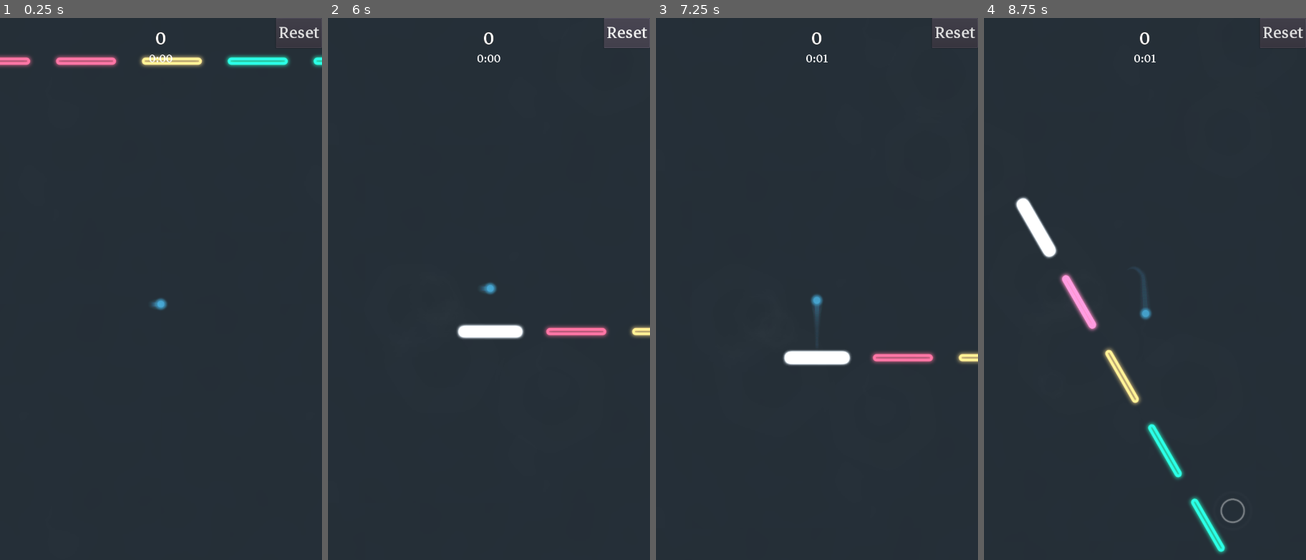
Above: before the commit, frames 1-4 (left to right).
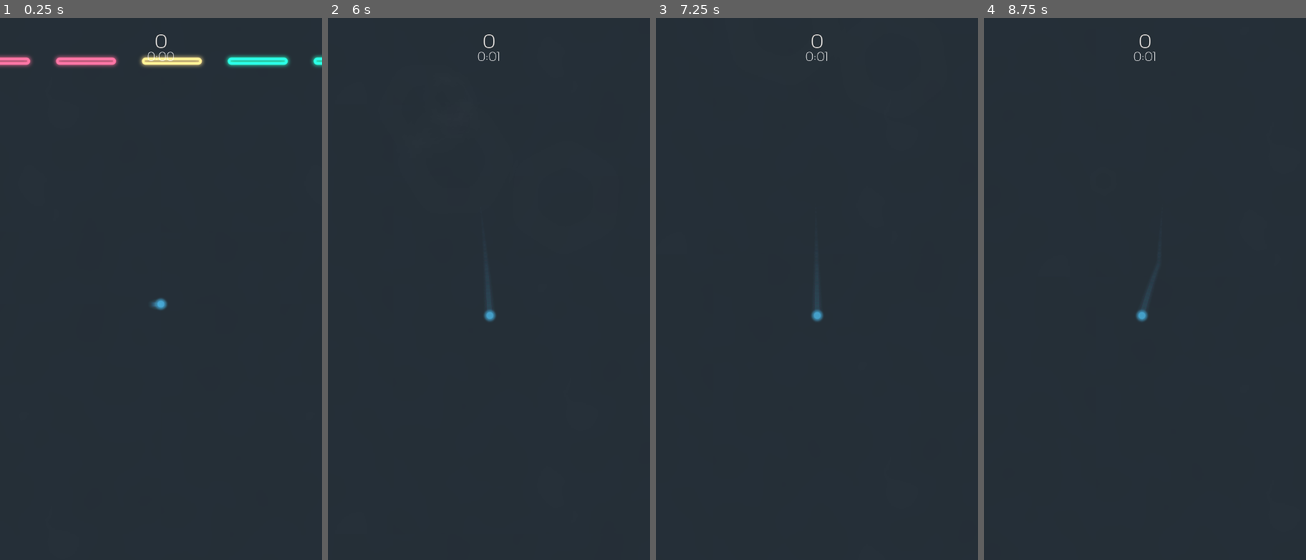
Above: after the commit, the same moments.

Repository: dolorismachina/Pivot
Game: Godot game, scene res://Scenes/Main/Main.tscn
Two runs of this game, one before a commit and one after it. Both use one fixed random seed, a clock stepped at 60 frames per second and the inputs below.
Inputs (mouse positions are in pixels of both pictures, inside the frame that each line leads up to):
- Up to frame 1 (0.25 s): no input
- Up to frame 2 (6 s): tap Enter at 0.5 s; move the mouse to (559, 278) at 0.52 s; hold Right (ui_right) 0.53-1.25 s; hold Space (space) 0.53-1.25 s; click (559, 278) at 0.67 s; drag from (424, 332) to (472, 419) at 1.27 s; move the mouse to (521, 180) at 2.02 s; hold Right (ui_right) 2.03-2.75 s; hold Space (space) 2.03-2.75 s; drag from (472, 419) to (392, 218) at 2.77 s; move the mouse to (585, 391) at 3.52 s; hold Left (ui_left) 3.53-4.25 s; hold Space (space) 3.53-4.25 s; drag from (392, 218) to (482, 316) at 4.27 s; move the mouse to (505, 305) at 5.02 s; hold Left (ui_left) 5.03-5.75 s; hold Space (space) 5.03-5.75 s; click (505, 305) at 5.17 s; click (627, 34) at 5.75 s, where only the run before the commit has a clickable "Reset"
- Up to frame 3 (7.25 s): tap Space (space) at 6.5 s; drag from (768, 158) to (752, 332) at 6.52 s
- Up to frame 4 (8.75 s): move the mouse to (1215, 278) at 7.27 s; hold Right (ui_right) 7.28-8 s; hold Space (space) 7.28-8 s; drag from (1080, 332) to (1151, 299) at 8.02 s

The runs differ from the first frame. In frame 1, 0.6% of the frame differs, in the area x 45-100%, y 0-9%; in frame 2, 2.3%; in frame 3, 1.9%; in frame 4, 3.2%, in the area x 9-100%, y 0-99%.
Error before the commit: Invalid get index 'modulate' (on base: 'Tween'). (res://Scenes/Blocks/Block/Block.gd:52)
Error after the commit: Parse Error: The function signature doesn't match the parent. Parent signature is: "void show()". (res://Scenes/HUD/Overlay.gd:11)

Commit message:
Add a transition screen between levels

Diff:
--- a/Scenes/HUD/HUD.gd
+++ b/Scenes/HUD/HUD.gd
@@ -19,3 +19,11 @@
 	else:
 		s = str(value.second)
 	$VBoxContainer/Time.text = str(value.minute) + ':' + s
+
+
+func hide():
+	$VBoxContainer.visible = false
+
+
+func show():
+	$VBoxContainer.visible = true
--- a/Scenes/HUD/HUD.tscn
+++ b/Scenes/HUD/HUD.tscn
@@ -1,10 +1,8 @@
 [gd_scene load_steps=7 format=2]
 
 [ext_resource path="res://Scenes/HUD/HUD.gd" type="Script" id=1]
-[ext_resource path="res://MarkaziText-Regular.ttf" type="DynamicFontData" id=2]
-
-[sub_resource type="DynamicFontData" id=1]
-font_path = "res://MarkaziText-Regular.ttf"
+[ext_resource path="res://Assets/Gruppo-Regular.ttf" type="DynamicFontData" id=2]
+[ext_resource path="res://MarkaziText-Regular.ttf" type="DynamicFontData" id=3]
 
 [sub_resource type="DynamicFont" id=2]
 size = 55
@@ -13,16 +11,17 @@
 use_filter = true
 extra_spacing_top = -14
 extra_spacing_bottom = -14
-font_data = SubResource( 1 )
+font_data = ExtResource( 2 )
 
 [sub_resource type="DynamicFont" id=4]
 size = 35
+use_filter = true
 font_data = ExtResource( 2 )
 
 [sub_resource type="DynamicFont" id=3]
 size = 50
 use_filter = true
-font_data = ExtResource( 2 )
+font_data = ExtResource( 3 )
 
 [node name="HUD" type="CanvasLayer"]
 script = ExtResource( 1 )
@@ -34,9 +33,9 @@
 alignment = 1
 
 [node name="Score" type="Label" parent="VBoxContainer"]
-margin_top = 35.0
+margin_top = 36.0
 margin_right = 720.0
-margin_bottom = 74.0
+margin_bottom = 63.0
 size_flags_horizontal = 3
 size_flags_vertical = 12
 custom_fonts/font = SubResource( 2 )
@@ -45,9 +44,9 @@
 valign = 1
 
 [node name="Time" type="Label" parent="VBoxContainer"]
-margin_top = 78.0
+margin_top = 67.0
 margin_right = 720.0
-margin_bottom = 121.0
+margin_bottom = 102.0
 size_flags_horizontal = 3
 size_flags_vertical = 12
 custom_fonts/font = SubResource( 4 )
@@ -55,13 +54,8 @@
 align = 1
 valign = 1
 
-[node name="MarginContainer" type="HBoxContainer" parent="."]
-anchor_right = 1.0
-margin_bottom = 84.0
-custom_constants/separation = -100
-alignment = 1
-
 [node name="ResetButton" type="Button" parent="."]
+visible = false
 margin_left = 617.0
 margin_right = 720.0
 margin_bottom = 67.0
--- /dev/null
+++ b/Scenes/HUD/Overlay.gd
@@ -0,0 +1,60 @@
+extends CanvasLayer
+
+
+signal next_button_pressed
+
+
+func _ready():
+	$Control.modulate = Color(1, 1, 1, 0)
+
+
+func show(score, time):
+	$Control/Sprite.modulate = Color(1, 1, 1, 0)
+	$Control/ScoreTitle.modulate = Color(1, 1, 1, 0)
+	$Control/ScoreValue.modulate = Color(1, 1, 1, 0)
+	$Control/TimeTitle.modulate = Color(1, 1, 1, 0)
+	$Control/TimeValue.modulate = Color(1, 1, 1, 0)
+	$Control/TextureButton.modulate = Color(1, 1, 1, 0)
+
+	$Control.modulate = Color(1, 1, 1, 1)
+	var s = ''
+	if time.second < 10:
+		s = '0' + str(time.second)
+	else:
+		s = str(time.second)
+
+	$Control/ScoreValue.text = str(score)
+	$Control/TimeValue.text = str(time.minute, ':', s)
+
+	scale = Vector2(1, 1)
+
+	$Tween.interpolate_property($Control/Sprite, 'modulate', Color(1, 1, 1, 0), Color(1, 1, 1, 0.9),
+		3, Tween.TRANS_CUBIC, Tween.EASE_OUT)
+
+	$Tween.interpolate_property($Control/ScoreTitle, 'modulate', Color(1, 1, 1, 0), Color(1, 1, 1, 0.9),
+		2, Tween.TRANS_CUBIC, Tween.EASE_OUT, 0.3)
+
+	$Tween.interpolate_property($Control/ScoreValue, 'modulate', Color(1, 1, 1, 0), Color(1, 1, 1, 0.9),
+		2, Tween.TRANS_CUBIC, Tween.EASE_OUT, 0.6)
+
+	$Tween.interpolate_property($Control/TimeTitle, 'modulate', Color(1, 1, 1, 0), Color(1, 1, 1, 0.9),
+		2, Tween.TRANS_CUBIC, Tween.EASE_OUT, 0.9)
+
+	$Tween.interpolate_property($Control/TimeValue, 'modulate', Color(1, 1, 1, 0), Color(1, 1, 1, 0.9),
+		2, Tween.TRANS_CUBIC, Tween.EASE_OUT, 1.2)
+
+	$Tween.interpolate_property($Control/TextureButton, 'modulate', Color(1, 1, 1, 0), Color(1, 1, 1, 0.9),
+		2, Tween.TRANS_CUBIC, Tween.EASE_OUT, 1.5)
+
+	$Tween.start()
+
+
+func hide():
+	$Tween.interpolate_property($Control, 'modulate', Color(1, 1, 1, 1), Color(1, 1, 1, 0),
+		0.5, Tween.TRANS_CUBIC, Tween.EASE_OUT)
+
+	$Tween.start()
+
+
+func _on_TextureButton_pressed():
+	emit_signal("next_button_pressed")
--- /dev/null
+++ b/Scenes/HUD/Overlay.tscn
@@ -0,0 +1,81 @@
+[gd_scene load_steps=7 format=2]
+
+[ext_resource path="res://Scenes/HUD/Overlay.gd" type="Script" id=1]
+[ext_resource path="res://Scenes/HUD/Background.jpg" type="Texture" id=2]
+[ext_resource path="res://Assets/Gruppo-Regular.ttf" type="DynamicFontData" id=3]
+[ext_resource path="res://Scenes/HUD/Next.png" type="Texture" id=4]
+
+[sub_resource type="DynamicFont" id=2]
+size = 35
+use_filter = true
+font_data = ExtResource( 3 )
+
+[sub_resource type="DynamicFont" id=1]
+size = 75
+use_filter = true
+font_data = ExtResource( 3 )
+
+[node name="Overlay" type="CanvasLayer"]
+script = ExtResource( 1 )
+
+[node name="Control" type="Control" parent="."]
+margin_right = 40.0
+margin_bottom = 40.0
+
+[node name="Sprite" type="Sprite" parent="Control"]
+modulate = Color( 0.247059, 0.247059, 0.247059, 0 )
+position = Vector2( -1.25159, 0 )
+scale = Vector2( 0.589258, 1.56863 )
+texture = ExtResource( 2 )
+centered = false
+
+[node name="ScoreTitle" type="Label" parent="Control"]
+modulate = Color( 0.247059, 0.247059, 0.247059, 0 )
+margin_top = 338.643
+margin_right = 720.0
+margin_bottom = 373.643
+custom_fonts/font = SubResource( 2 )
+text = "SCORE"
+align = 1
+
+[node name="ScoreValue" type="Label" parent="Control"]
+modulate = Color( 0.247059, 0.247059, 0.247059, 0 )
+margin_top = 378.643
+margin_right = 720.0
+margin_bottom = 452.643
+custom_fonts/font = SubResource( 1 )
+text = "250"
+align = 1
+
+[node name="TimeTitle" type="Label" parent="Control"]
+modulate = Color( 0.247059, 0.247059, 0.247059, 0 )
+margin_top = 555.152
+margin_right = 720.0
+margin_bottom = 590.152
+custom_fonts/font = SubResource( 2 )
+text = "TIME"
+align = 1
+
+[node name="TimeValue" type="Label" parent="Control"]
+modulate = Color( 0.247059, 0.247059, 0.247059, 0 )
+margin_top = 595.152
+margin_right = 720.0
+margin_bottom = 669.152
+custom_fonts/font = SubResource( 1 )
+text = "1:23"
+align = 1
+
+[node name="TextureButton" type="TextureButton" parent="Control"]
+modulate = Color( 1, 1, 1, 0 )
+margin_top = 932.923
+margin_right = 720.0
+margin_bottom = 995.923
+focus_mode = 0
+enabled_focus_mode = 0
+texture_normal = ExtResource( 4 )
+expand = true
+stretch_mode = 3
+
+[node name="Tween" type="Tween" parent="."]
+
+[connection signal="pressed" from="Control/TextureButton" to="." method="_on_TextureButton_pressed"]
--- a/Scenes/Main/Main.gd
+++ b/Scenes/Main/Main.gd
@@ -105,7 +105,10 @@
 
 
 func _on_Player_reached_end():
-	change_level()
+	#change_level()
+	$Overlay.show(score, duration)
+	$HUD.hide()
+	stop_game()
 
 
 func change_level():
@@ -123,7 +126,6 @@
 	if old_level:
 		old_level.queue_free()
 		stop_game()
-	$Player.stop()
 	current_level = levels[level_id]
 	current_level.connect('rotated', $Player, 'on_level_rotated')
 	current_level = current_level
@@ -153,3 +155,9 @@
 func _on_Player_collectable_collected(value):
 	score += value
 	$HUD.update_score(score)
+
+
+func _on_Overlay_next_button_pressed():
+	change_level()
+	$Overlay.hide()
+	$HUD.show()
--- a/Scenes/Main/Main.tscn
+++ b/Scenes/Main/Main.tscn
@@ -1,10 +1,11 @@
-[gd_scene load_steps=6 format=2]
+[gd_scene load_steps=7 format=2]
 
 [ext_resource path="res://Scenes/Main/Main.gd" type="Script" id=1]
 [ext_resource path="res://Scenes/Player/Player.tscn" type="PackedScene" id=2]
 [ext_resource path="res://Scenes/HUD/HUD.tscn" type="PackedScene" id=3]
 [ext_resource path="res://Scenes/Background/Background.tscn" type="PackedScene" id=4]
 [ext_resource path="res://Assets/Meavy_Boy_-_04_-_Unrequited_Attention.ogg" type="AudioStream" id=5]
+[ext_resource path="res://Scenes/HUD/Overlay.tscn" type="PackedScene" id=6]
 
 [node name="Main" type="Node2D"]
 script = ExtResource( 1 )
@@ -22,9 +23,11 @@
 volume_db = -10.0
 autoplay = true
 
-[node name="Timer" type="Timer" parent="."]
+[node name="Overlay" parent="." instance=ExtResource( 6 )]
+layer = 10
 
 [connection signal="collectable_collected" from="Player" to="." method="_on_Player_collectable_collected"]
 [connection signal="obstacle_touched" from="Player" to="." method="_on_Player_obstacle_touched"]
 [connection signal="reached_end" from="Player" to="." method="_on_Player_reached_end"]
 [connection signal="reset" from="HUD" to="." method="_on_HUD_reset"]
+[connection signal="next_button_pressed" from="Overlay" to="." method="_on_Overlay_next_button_pressed"]
Binary file added: Assets/Gruppo-Regular.ttf
Not shown, added: Assets/photos_2018_7_16_fst_sea-texture.jpg.import
Binary file added: Scenes/HUD/Background.jpg
Not shown, added: Scenes/HUD/Background.jpg.import
Binary file added: Scenes/HUD/Next.png
Not shown, added: Scenes/HUD/Next.png.import
